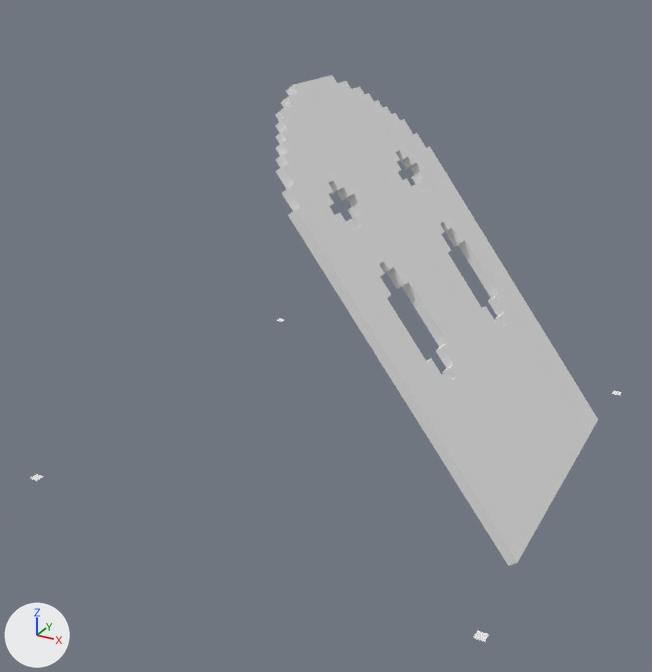
An edit to the Blender file img/Catapult.blend, drawn before and after from the same camera.
Before and after are seen from a 50 mm lens placed at (0.823, -1.618, 1.035), pointed at (-0.032, -0.064, 0.257). Every picture has the same lights, and +X, +Y and +Z are marked at lower left. Both versions are drawn at frame 6 of the action 'catapultAction'; the numbers are the values there.

In view in the first picture: 'catapult'.
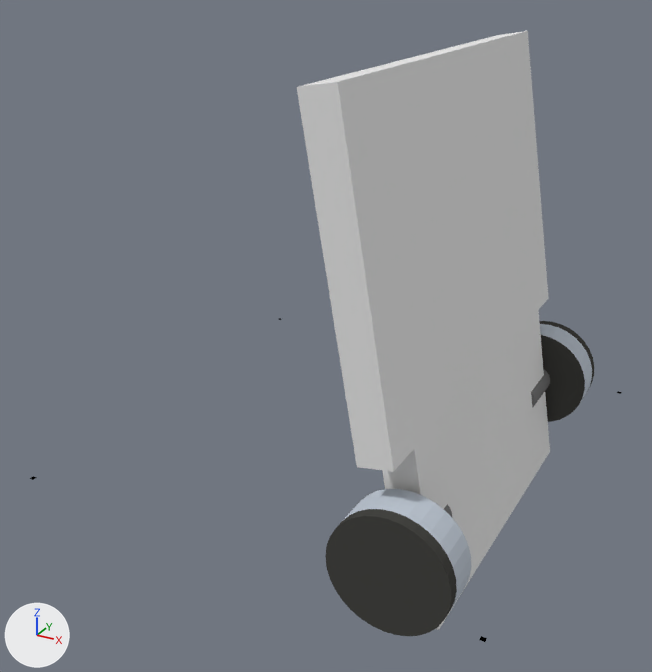
Commit message: new catapults

ob_bool2 is not drawn itself; it is used by a modifier of ob_tile.
ob_boolcube is not drawn itself; it is used by a modifier of ob_tile.

Location of each change, [x1, y1, x2, y2] in pixels of the pictures (652 x 672 px):
'Tile', added: after [297, 31, 550, 630]
'catapult', deleted: before [275, 75, 598, 566]
'Cylinder', added: after [325, 321, 594, 636]
    faces in mat_motor (dark grey #474643): [325, 321, 594, 636]
    faces in mat_silber (light grey #c2cbd6): [345, 324, 592, 609]
    faces in mat_motorhell (grey #7a7a7a): [444, 369, 550, 517]

The change, as a diff of the scene's bpy script:
```diff
--- a/img/Catapult.blend.py
+++ b/img/Catapult.blend.py
@@ mat_motor @@
+mat_motor = diffuse_material('motor')
+mat_motor.base_color = (0.0622, 0.0618, 0.0564)  # dark grey #474643
@@ mat_silber @@
+mat_silber = diffuse_material('Silber')
+mat_silber.base_color = (0.537, 0.595, 0.674)  # light grey #c2cbd6
@@ mat_motorhell @@
+mat_motorhell = diffuse_material('MotorHell')
+mat_motorhell.base_color = (0.196, 0.196, 0.196)  # grey #7a7a7a
@@ me_cube_003 @@
+me_cube_003.from_pydata(...)  # a box spanning x -0.647..0.647, y -0.694..-0.447, z -0.647..0.647
@@ me_catapult_1 @@
+me_catapult_1.from_pydata(...)  # a box spanning x -0.814..0.186, y -0.044..0.956, z -0.043..0.026
+me_catapult_1.materials.append(mat_catapult)  # its picture is missing
@@ me_cube_001 @@
+me_cube_001.from_pydata(...)  # a box spanning x 0.154..0.532, y -0.652..-0.364, z -0.144..0.144
@@ me_cylinder @@
+me_cylinder.from_pydata(...)  # 160 vertices, 130 faces; spans x 0.224..0.46, y -0.479..-0.261, z -0.075..0.161
+# faces by material slot: [65, 33, 32]
+me_cylinder.materials.append(mat_motor)  # dark grey #474643
+me_cylinder.materials.append(mat_motorhell)  # grey #7a7a7a
+me_cylinder.materials.append(mat_silber)  # light grey #c2cbd6
@@ ob_catapult @@
-ob_catapult = bpy.data.objects.new('catapult', me_catapult)
-ob_catapult.location = (0.48, 0.0, 0.01)
-ob_catapult.rotation_euler = (0.0, 0.917, 0.0)  # degrees (0, 53, 0)
@@ ob_boolcube @@
+ob_boolcube = bpy.data.objects.new('boolCube', me_cube_001)
+ob_boolcube.parent = ob_tile
+ob_boolcube.matrix_parent_inverse = Matrix(((1.0, 0.0, 0.0, -0.314), (0.0, 1.0, 0.0, 0.456), (0.0, 0.0, 1.0, -0.0428), (0.0, 0.0, 0.0, 1.0)))
+ob_boolcube.location = (-0.0286, 0.0, 0.0)
+_m = ob_boolcube.modifiers.new('Mirror', 'MIRROR')
+_m.use_axis = (False, True, False)
+ob_boolcube.hide_render = True
@@ ob_tile @@
+ob_tile = bpy.data.objects.new('Tile', me_catapult_1)
+ob_tile.location = (0.314, -0.456, 0.043)
+ob_tile.rotation_euler = (0.0, 1.396, 0.0)  # degrees (0, 80, 0)
+_m = ob_tile.modifiers.new('Boolean', 'BOOLEAN')
+_m.object = ob_boolcube
+_m.solver = 'FLOAT'
+_m = ob_tile.modifiers.new('Boolean.001', 'BOOLEAN')
+_m.object = ob_bool2
+_m.solver = 'FLOAT'
@@ ob_bool2 @@
+ob_bool2 = bpy.data.objects.new('Bool2', me_cube_003)
+ob_bool2.parent = ob_tile
+ob_bool2.matrix_parent_inverse = Matrix(((1.0, 0.0, 0.0, -0.314), (0.0, 1.0, 0.0, 0.456), (0.0, 0.0, 1.0, -0.0428), (0.0, 0.0, 0.0, 1.0)))
+ob_bool2.location = (0.0, 0.0, 0.0)
+_m = ob_bool2.modifiers.new('Mirror', 'MIRROR')
+_m.use_axis = (False, True, False)
+ob_bool2.hide_render = True
@@ ob_cylinder @@
+ob_cylinder = bpy.data.objects.new('Cylinder', me_cylinder)
+ob_cylinder.location = (-0.029, 0.0, 0.0)
+_m = ob_cylinder.modifiers.new('Mirror', 'MIRROR')
+_m.use_axis = (False, True, False)
```
